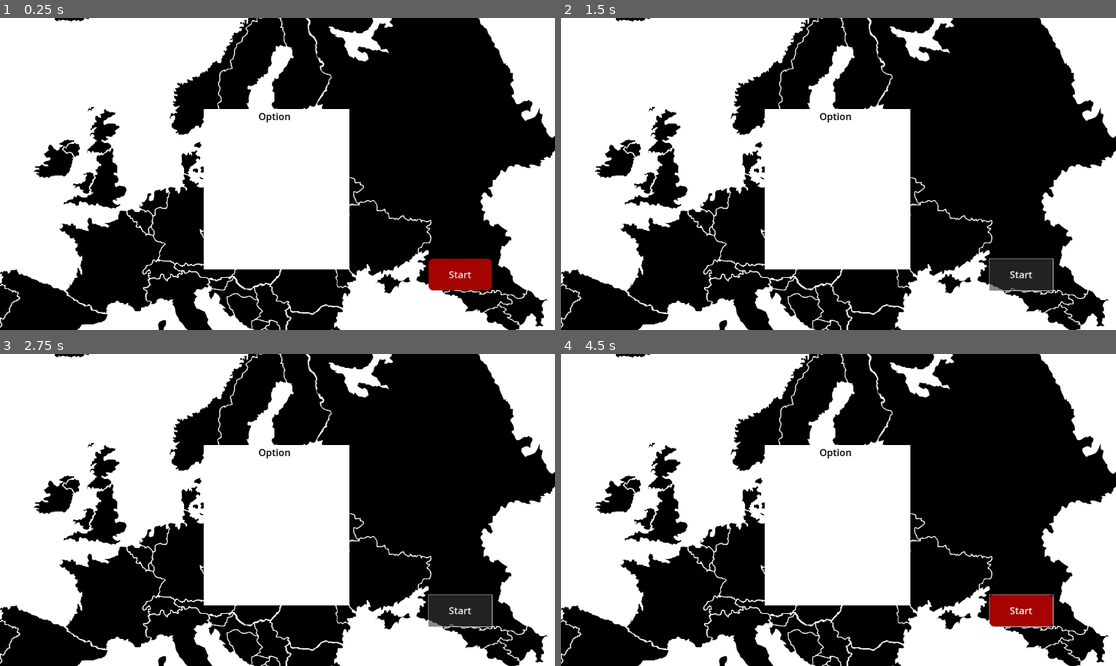
Above: before the commit, frames 1-4 (two rows, left to right).
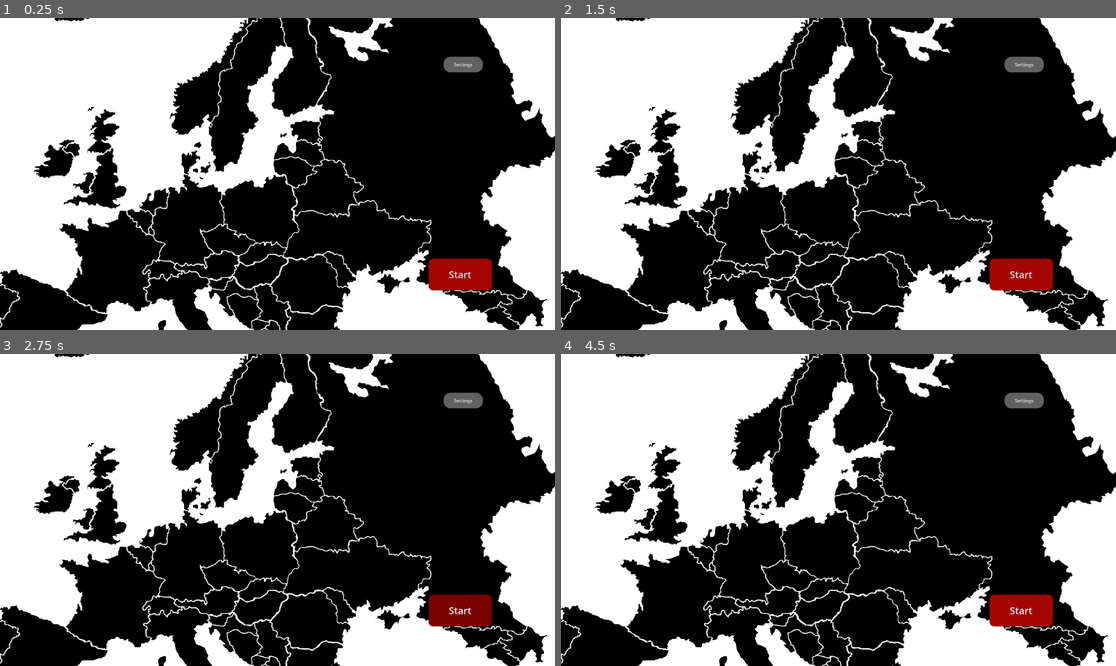
Above: after the commit, the same moments.

Repository: gixerl/OnlyLands
Game: Godot game, scene res://Scenes/main_menu.tscn
Same seed, same stepped clock (60 frames per second), same inputs: the game is played once before the commit and once after it.
Inputs (mouse positions are in pixels of both pictures, inside the frame that each line leads up to):
- Up to frame 1 (0.25 s): no input
- Up to frame 2 (1.5 s): click (1021, 64) at 0.5 s, where only the run after the commit has a clickable "Settings"; click "Start" (after the commit: "Back") at 1.25 s
- Up to frame 3 (2.75 s): click "Start" at 2 s
- Up to frame 4 (4.5 s): click "Start" at 2.75 s; click "Start" at 3.5 s; tap Enter at 4.25 s; move the mouse to (960, 494) at 4.27 s; click (960, 494) at 4.42 s

The runs differ from the first frame. In frame 1, 11% of the frame differs, in the area x 36-88%, y 12-81%; in frame 2, 12%; in frame 3, 12%, in the area x 36-89%, y 12-88%; in frame 4, 11%.

Commit message:
Settings Version1

Diff:
--- a/Scenes/Picking_Country.tscn
+++ b/Scenes/Picking_Country.tscn
@@ -1,10 +1,81 @@
-[gd_scene load_steps=4 format=3 uid="uid://wbfrm5ow7s1w"]
+[gd_scene load_steps=16 format=3 uid="uid://wbfrm5ow7s1w"]
 
 [ext_resource type="Texture2D" uid="uid://br10kea3mw2d2" path="res://Europe Map 2D.jpg" id="1_c8wjh"]
 
 [sub_resource type="GDScript" id="GDScript_w568w"]
 script/source = "extends Node2D
+
+@onready var options: Panel = $Options
+@onready var start: Button = $Start
+@onready var settings: Button = $Settings
+
+func _ready() -> void:
+	start.visible = true
+	settings.visible = true
+	options.visible = false
+
+func _on_start_pressed() -> void:
+	print(\"Start\")# Replace with function body.
+
+
+func _on_settings_pressed() -> void:
+	print(\"Settings\")
+	start.visible = false
+	settings.visible = false
+	options.visible = true
+
+
+func _on_back_pressed() -> void:
+	start.visible = true
+	settings.visible = true
+	options.visible = false
 "
+
+[sub_resource type="StyleBoxFlat" id="StyleBoxFlat_50x8q"]
+bg_color = Color(0.200193, 0.207269, 0.203257, 1)
+corner_radius_top_left = 20
+corner_radius_top_right = 20
+corner_radius_bottom_right = 20
+corner_radius_bottom_left = 20
+
+[sub_resource type="StyleBoxEmpty" id="StyleBoxEmpty_apnl6"]
+
+[sub_resource type="StyleBoxFlat" id="StyleBoxFlat_fljsd"]
+bg_color = Color(0.28485, 0.28485, 0.28485, 1)
+corner_radius_top_left = 30
+corner_radius_top_right = 30
+corner_radius_bottom_right = 30
+corner_radius_bottom_left = 30
+
+[sub_resource type="StyleBoxFlat" id="StyleBoxFlat_p12mv"]
+bg_color = Color(0.380392, 0.380392, 0.380392, 1)
+corner_radius_top_left = 30
+corner_radius_top_right = 30
+corner_radius_bottom_right = 30
+corner_radius_bottom_left = 30
+
+[sub_resource type="StyleBoxFlat" id="StyleBoxFlat_ji47r"]
+bg_color = Color(0.380392, 0.380392, 0.380392, 1)
+corner_radius_top_left = 30
+corner_radius_top_right = 30
+corner_radius_bottom_right = 30
+corner_radius_bottom_left = 30
+
+[sub_resource type="StyleBoxEmpty" id="StyleBoxEmpty_w568w"]
+
+[sub_resource type="StyleBoxFlat" id="StyleBoxFlat_evcnd"]
+bg_color = Color(0.479288, 0.00825563, 7.21961e-08, 1)
+corner_radius_top_left = 20
+corner_radius_top_right = 20
+corner_radius_bottom_right = 20
+corner_radius_bottom_left = 20
+
+[sub_resource type="StyleBoxFlat" id="StyleBoxFlat_apnl6"]
+bg_color = Color(0.643137, 0.0156863, 0, 1)
+corner_radius_top_left = 20
+corner_radius_top_right = 20
+corner_radius_bottom_right = 20
+corner_radius_bottom_left = 20
 
 [sub_resource type="StyleBoxFlat" id="StyleBoxFlat_n4ohu"]
 bg_color = Color(0.643137, 0.0156863, 0, 1)
@@ -12,6 +83,29 @@
 corner_radius_top_right = 20
 corner_radius_bottom_right = 20
 corner_radius_bottom_left = 20
+
+[sub_resource type="StyleBoxEmpty" id="StyleBoxEmpty_evcnd"]
+
+[sub_resource type="StyleBoxFlat" id="StyleBoxFlat_o56ch"]
+bg_color = Color(0.273873, 0.273873, 0.273873, 1)
+corner_radius_top_left = 30
+corner_radius_top_right = 30
+corner_radius_bottom_right = 30
+corner_radius_bottom_left = 30
+
+[sub_resource type="StyleBoxFlat" id="StyleBoxFlat_lwngr"]
+bg_color = Color(0.381703, 0.381703, 0.381703, 1)
+corner_radius_top_left = 30
+corner_radius_top_right = 30
+corner_radius_bottom_right = 30
+corner_radius_bottom_left = 30
+
+[sub_resource type="StyleBoxFlat" id="StyleBoxFlat_w568w"]
+bg_color = Color(0.381703, 0.381703, 0.381703, 1)
+corner_radius_top_left = 30
+corner_radius_top_right = 30
+corner_radius_bottom_right = 30
+corner_radius_bottom_left = 30
 
 [node name="Map Country Picker" type="Node2D"]
 script = SubResource("GDScript_w568w")
@@ -20,28 +114,35 @@
 position = Vector2(-1, 1)
 texture = ExtResource("1_c8wjh")
 
-[node name="Panel" type="Panel" parent="."]
+[node name="Options" type="Panel" parent="."]
 anchors_preset = 8
 anchor_left = 0.5
 anchor_top = 0.5
 anchor_right = 0.5
 anchor_bottom = 0.5
-offset_left = -305.0
-offset_top = -270.0
-offset_right = 299.0
-offset_bottom = 396.0
+offset_left = -1256.0
+offset_top = -893.0
+offset_right = 1253.0
+offset_bottom = 854.0
 grow_horizontal = 2
 grow_vertical = 2
 
-[node name="ColorRect" type="ColorRect" parent="Panel"]
+[node name="Fläche" type="Panel" parent="Options"]
 layout_mode = 1
-anchors_preset = 15
-anchor_right = 1.0
-anchor_bottom = 1.0
+anchors_preset = 8
+anchor_left = 0.5
+anchor_top = 0.5
+anchor_right = 0.5
+anchor_bottom = 0.5
+offset_left = -303.5
+offset_top = -250.5
+offset_right = 300.5
+offset_bottom = 415.5
 grow_horizontal = 2
 grow_vertical = 2
-
-[node name="Label" type="Label" parent="Panel"]
+theme_override_styles/panel = SubResource("StyleBoxFlat_50x8q")
+
+[node name="Label" type="Label" parent="Options/Fläche"]
 layout_mode = 1
 anchors_preset = 10
 anchor_right = 1.0
@@ -50,19 +151,51 @@
 offset_right = -9.0
 offset_bottom = 71.0
 grow_horizontal = 2
-theme_override_colors/font_color = Color(0, 0, 0, 1)
+theme_override_colors/font_color = Color(1, 1, 1, 1)
 theme_override_font_sizes/font_size = 40
 text = "Option"
 horizontal_alignment = 1
 
+[node name="Button" type="Button" parent="Options/Fläche"]
+layout_mode = 0
+offset_left = 166.0
+offset_top = 537.0
+offset_right = 425.0
+offset_bottom = 636.0
+theme_override_font_sizes/font_size = 30
+theme_override_styles/focus = SubResource("StyleBoxEmpty_apnl6")
+theme_override_styles/hover = SubResource("StyleBoxFlat_fljsd")
+theme_override_styles/pressed = SubResource("StyleBoxFlat_p12mv")
+theme_override_styles/normal = SubResource("StyleBoxFlat_ji47r")
+text = "Back"
+
 [node name="Camera2D" type="Camera2D" parent="."]
 zoom = Vector2(0.6, 0.6)
 
-[node name="Button" type="Button" parent="."]
+[node name="Start" type="Button" parent="."]
 offset_left = 627.0
 offset_top = 352.0
 offset_right = 890.0
 offset_bottom = 484.0
 theme_override_font_sizes/font_size = 40
+theme_override_styles/focus = SubResource("StyleBoxEmpty_w568w")
+theme_override_styles/hover = SubResource("StyleBoxFlat_evcnd")
+theme_override_styles/pressed = SubResource("StyleBoxFlat_apnl6")
 theme_override_styles/normal = SubResource("StyleBoxFlat_n4ohu")
 text = "Start"
+
+[node name="Settings" type="Button" parent="."]
+offset_left = 689.0
+offset_top = -487.0
+offset_right = 853.0
+offset_bottom = -422.0
+theme_override_font_sizes/font_size = 20
+theme_override_styles/focus = SubResource("StyleBoxEmpty_evcnd")
+theme_override_styles/hover = SubResource("StyleBoxFlat_o56ch")
+theme_override_styles/pressed = SubResource("StyleBoxFlat_lwngr")
+theme_override_styles/normal = SubResource("StyleBoxFlat_w568w")
+text = "Settings"
+
+[connection signal="pressed" from="Options/Fläche/Button" to="." method="_on_back_pressed"]
+[connection signal="pressed" from="Start" to="." method="_on_start_pressed"]
+[connection signal="pressed" from="Settings" to="." method="_on_settings_pressed"]
